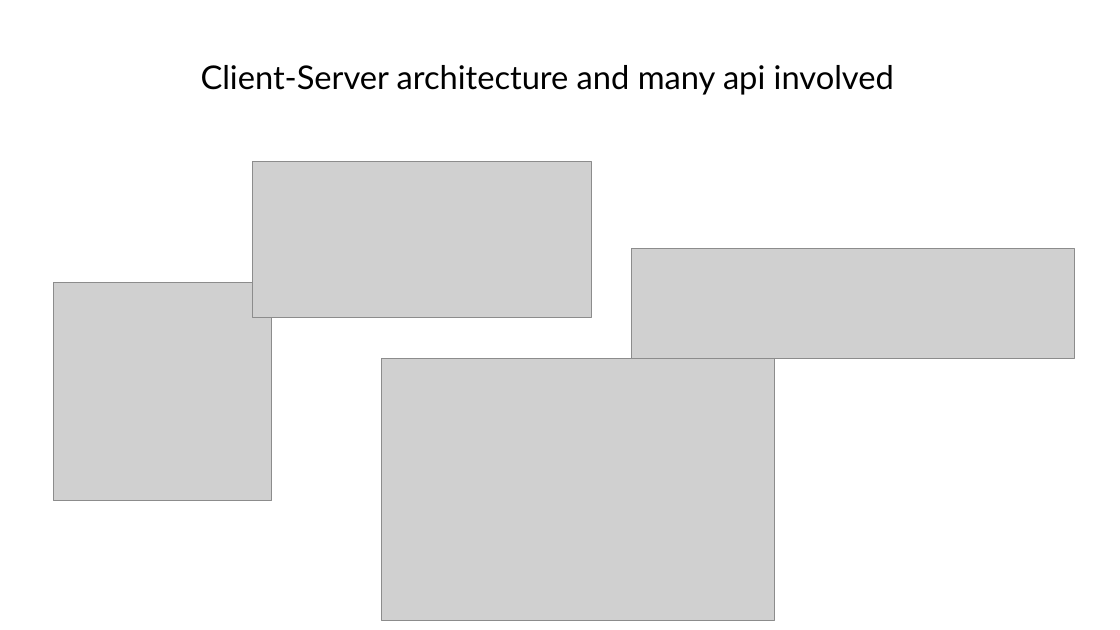
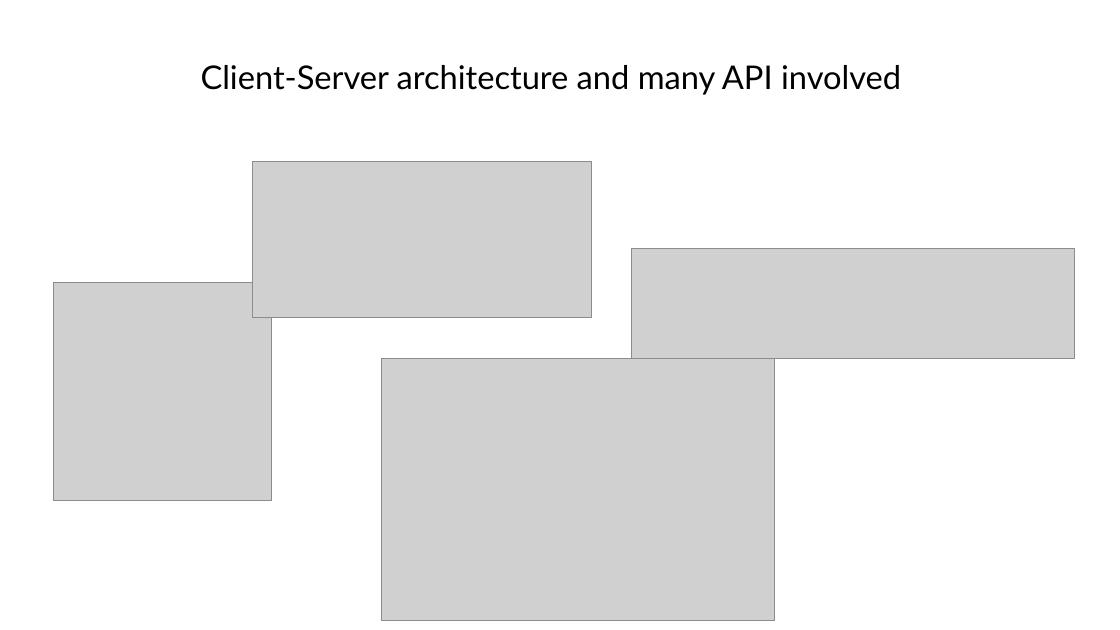
Before and after one commit to yazzaoui/Sociadee, a slide deck: slide 3 of sociadee.pptx. Drawn at 1120x630 pixels with LibreOffice and Linux fonts; fonts in the diff are those of the drawing; grey boxes stand for pictures. Boxes give left, top, right and bottom in pixels: in the first picture for what was removed or moved away, otherwise in the second. Text is boxed around its words. In the diff, an @@ line names an element or a change of style, - is before the commit and + after.

```diff
--- a/sociadee.pptx
+++ b/sociadee.pptx
@@ text at (201, 65, 901, 95): text changed @@
-Client-Server architecture and many api involved
+Client-Server architecture and many API involved
```
Also in this commit, not shown: 2 other slides changed, 5 slides added, 1 slide removed, 9 other files.
